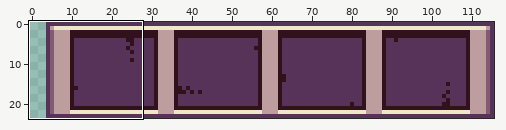
A sprite sheet gets an edit: Cosmo-Truckers/Assets/Commons/Art/Vessel/PRO/CUI_VESPRO_BatteryWhole.png. Above: a wide view before the commit, with the close-up outlined.
Close-up. Before:
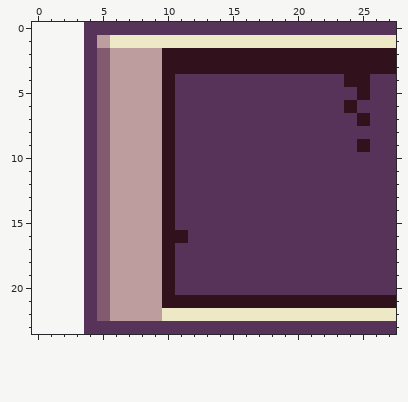
The file is 112x24 pixels. Shown: x 0..27, y 0..23. The old version is drawn lined up with the new one, on the new canvas.
The same view after the edit:
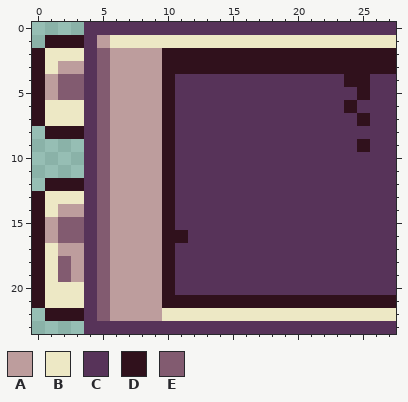
Palette (. is transparent): A #bd9d9d  B #ede8c5  C #573359  D #30111c  E #825b70
Change:
canvas 112x24 -> 116x24, the old top-left corner now at 4,0
@@ x 0..5 @@
  0 ....CC
- 1 ....CA
- 2 ....CE
- 3 ....CE
- 4 ....CE
- 5 ....CE
- 6 ....CE
- 7 ....CE
- 8 ....CE
+ 1 .DDDCA
+ 2 DBBBCE
+ 3 DBAACE
+ 4 DAEECE
+ 5 DAEECE
+ 6 DBBBCE
+ 7 DBBBCE
+ 8 .DDDCE
  9 ....CE
@@ x 0..5 @@
 11 ....CE
-12 ....CE
-13 ....CE
-14 ....CE
-15 ....CE
-16 ....CE
-17 ....CE
-18 ....CE
-19 ....CE
-20 ....CE
-21 ....CE
-22 ....CE
+12 .DDDCE
+13 DBBBCE
+14 DBAACE
+15 DAEECE
+16 DAEECE
+17 DBAACE
+18 DBEACE
+19 DBEACE
+20 DBBBCE
+21 DBBBCE
+22 .DDDCE
 23 ....CC
Boxes around the changes in both close-ups, in picture pixels (x1, y1, x2, y2):
added: (32, 35, 84, 139)
added: (32, 178, 84, 321)
